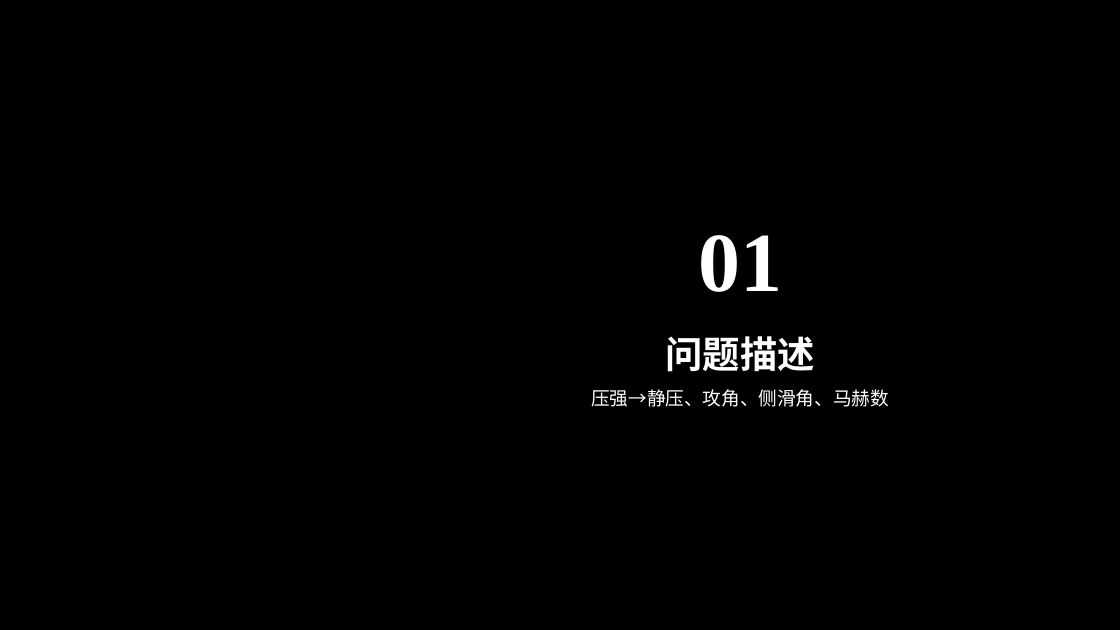
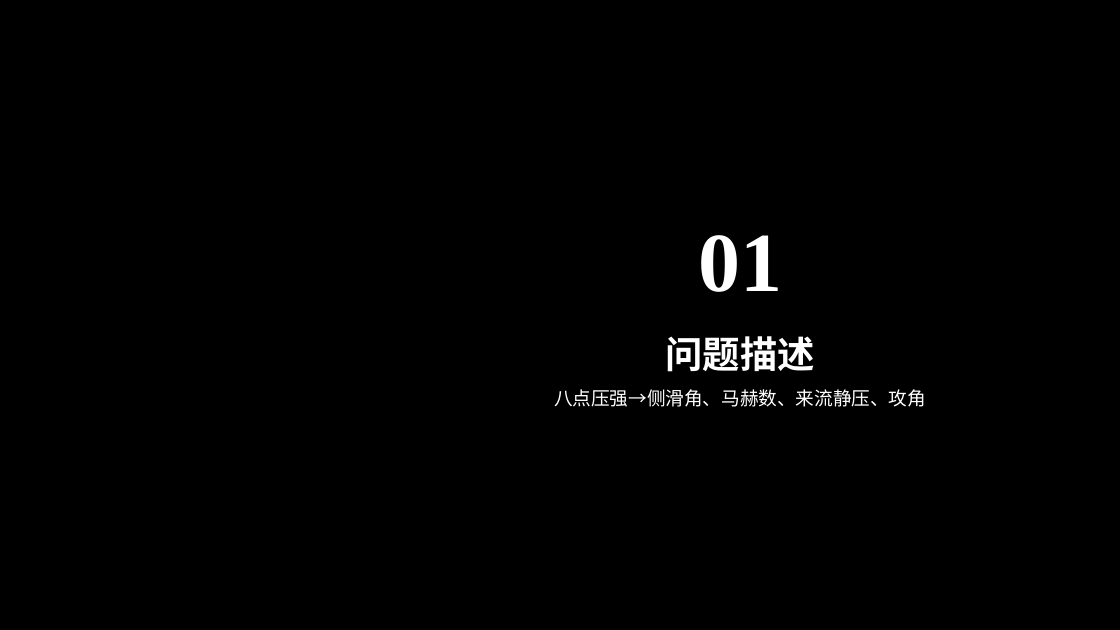
Before and after one commit to DzanielCraig/DeepLearn, a slide deck: slide 3 of Note/航空航天大数据智能设计.pptx. Drawn at 1120x630 pixels with LibreOffice and Linux fonts; fonts in the diff are those of the drawing; background and template pictures are left out. Boxes give left, top, right and bottom in pixels: in the first picture for what was removed or moved away, otherwise in the second. Text is boxed around its words. In the diff, an @@ line names an element or a change of style, - is before the commit and + after.

```diff
--- a/Note/航空航天大数据智能设计.pptx
+++ b/Note/航空航天大数据智能设计.pptx
@@ text at box(554, 389, 926, 407): text changed @@
-压强→静压、攻角、侧滑角、马赫数
+八点压强→侧滑角、马赫数、来流静压、攻角
```
Also in this commit, not shown: 8 other slides changed.
